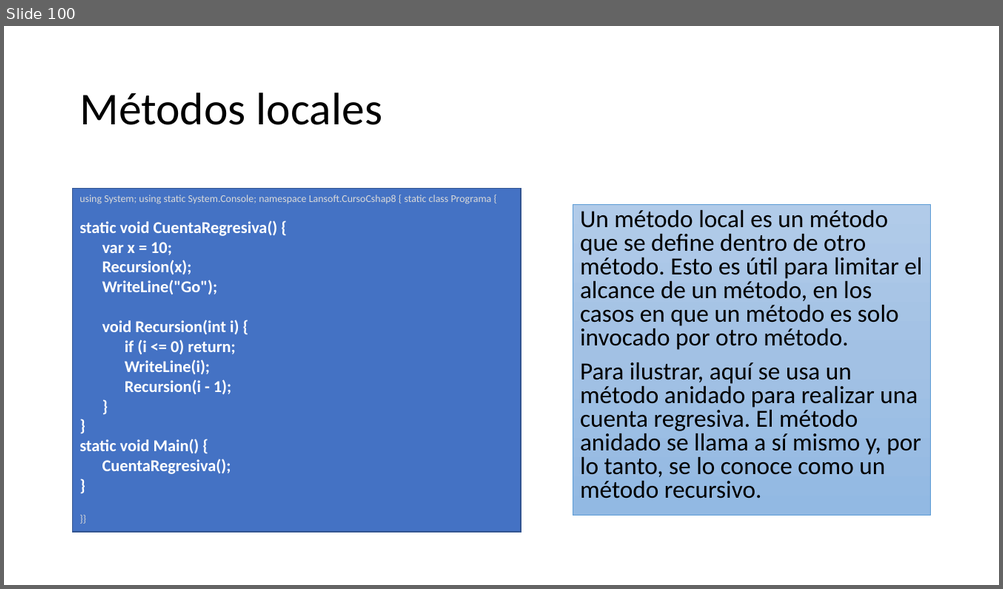
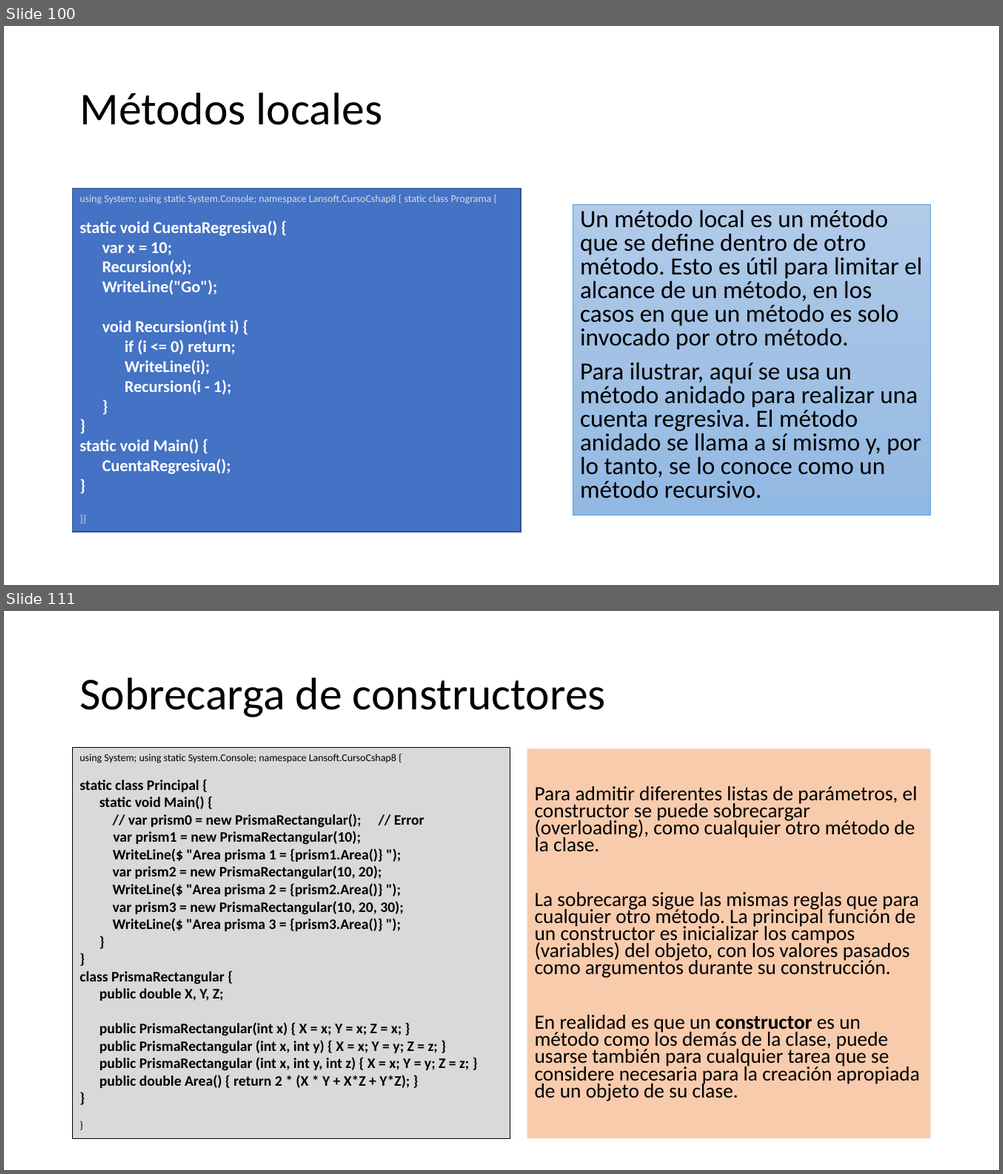
Before and after one commit to AlbertOsinaga/CursoCSharp__8, a slide deck: CSharpQuickReferencia.pptx. Shown one above the other, each under a label of ours: slide 100 before the commit, slides 100 and 111 after it; the slides between them are not shown. The pictures are 1003x589 and 1003x1174 pixels, drawn with LibreOffice and Linux fonts; fonts in the diff are those of the drawing. Boxes give left, top, right and bottom in pixels: in the first picture for what was removed or moved away, otherwise in the second. Text is boxed around its words. In the diff, an @@ line names an element or a change of style, - is before the commit and + after.

```diff
--- a/CSharpQuickReferencia.pptx
+++ b/CSharpQuickReferencia.pptx
@@ slide 111 added at [4,611,999,1170], background #FFFFFF @@
@@ title added at [79,678,606,718], 44 pt, text #000000 @@
+Sobrecarga de constructores
@@ rectangle added at [73,748,510,1139], fill #D9D9D9, outline #000000 0.5 pt, 14 pt, text #000000, bold @@
+using System; using static System.Console; namespace Lansoft.CursoCshap8 {
+static class Principal {
+static void Main() {
+// var prism0 = new PrismaRectangular(); // Error
+var prism1 = new PrismaRectangular(10); WriteLine($ "Area prisma 1 = {prism1.Area()} ");
+var prism2 = new PrismaRectangular(10, 20);
+WriteLine($ "Area prisma 2 = {prism2.Area()} ");
+var prism3 = new PrismaRectangular(10, 20, 30);
+WriteLine($ "Area prisma 3 = {prism3.Area()} ");
+}
+}
+class PrismaRectangular {
+public double X, Y, Z;
+public PrismaRectangular(int x) { X = x; Y = x; Z = x; }
+public PrismaRectangular (int x, int y) { X = x; Y = y; Z = z; }
+public PrismaRectangular (int x, int y, int z) { X = x; Y = y; Z = z; }
+public double Area() { return 2 * (X * Y + X*Z + Y*Z); }
+}
+}
@@ text added at [527,749,930,1139], fill #F8CBAD, 19.6 pt, text #000000 @@
+Para admitir diferentes listas de parámetros, el constructor se puede sobrecargar (overloading), como cualquier otro método de la clase.
+La sobrecarga sigue las mismas reglas que para cualquier otro método. La principal función de un constructor es inicializar los campos (variables) del objeto, con los valores pasados como argumentos durante su construcción.
+En realidad es que un constructor es un método como los demás de la clase, puede usarse también para cualquier tarea que se considere necesaria para la creación apropiada de un objeto de su clase.
```
Also in this commit, not shown: 10 other slides added, 1 other file.
